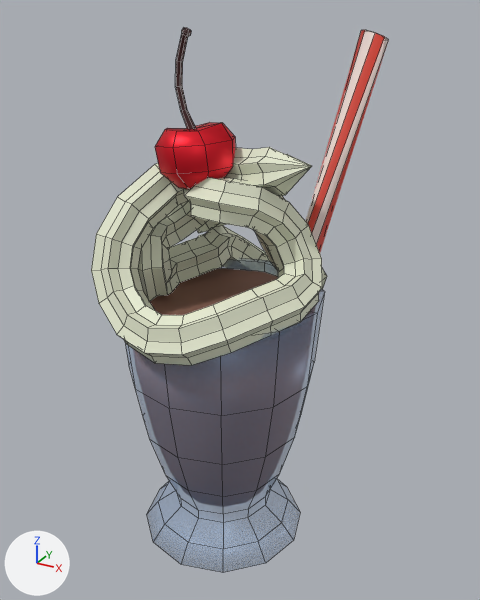
Before and after pictures for a commit that changed the FBX model sources/Hats/Assets/ShakeShake.fbx.
The view is the same before and after, from a camera (50 mm lens) standing at (1.46, -2.46, 1.94) and looking at (0.06, 0.07, 0.67). The axes (+X, +Y, +Z) are drawn at lower left. The lights are the same throughout. Mesh edges are drawn as thin lines.

Objects in the first picture: 'ShakeShake'.
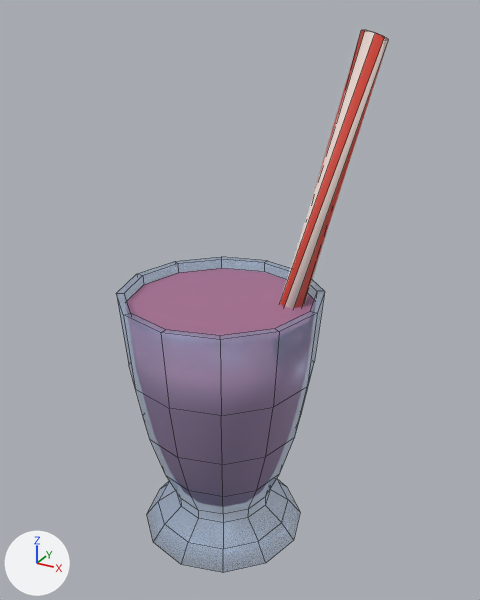
Where the change shows, as pixel boxes [x1, y1, x2, y2] in the pictures (480 x 600 px):
'ShakeShake', recoloured, reshaped (8% narrower): before [91, 27, 389, 573]; after [116, 30, 389, 573]
part 1 of me_cylinder, deleted: before [91, 147, 327, 365]
part 2 of me_cylinder, deleted: before [175, 27, 196, 130]
part 3 of me_cylinder, deleted (red): before [155, 122, 236, 189]

What the commit changed:
Material 'ShakeMilk' (mat_shakemilk) changes colour from brown #946a5a to pink #b47da0; in linear values from (0.296, 0.144, 0.102) to (0.459, 0.205, 0.353).
me_cylinder is used by ob_shakeshake; location (0.0, 0.0, 0.0).
me_cylinder had 906 vertices, 901 faces and spanned x -0.48..0.58, y -0.56..0.66, z -0.58..1.87.
me_cylinder now has 192 vertices, 176 faces and spans x -0.48..0.58, y -0.48..0.48, z -0.58..1.86.
me_cylinder part 1: the loose piece of 638 vertices spanning x -0.46..0.51, y -0.56..0.66, z 0.51..1.41 is deleted.
me_cylinder part 2: the loose piece of 42 vertices spanning x -0.18..-0.09, y -0.06..-0.02, z 1.46..1.87 is deleted.
me_cylinder part 3: the loose piece of 34 vertices spanning x -0.27..0.09, y -0.21..0.14, z 1.2..1.5 is deleted.
me_cylinder part 4: the surface is now shaded smooth.
me_cylinder no longer uses material mat_shakewhip (white #e3e7ce).
me_cylinder no longer uses material mat_shakecherry (red #e2182b).
me_cylinder no longer uses material mat_shakestem (dark red #381011).
